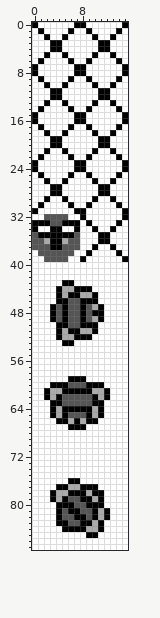
Two versions of one sprite sheet, gfx/battle_anims/objects3.png. Above is the file before it was changed.
The file is 16x88 pixels.
After the commit:
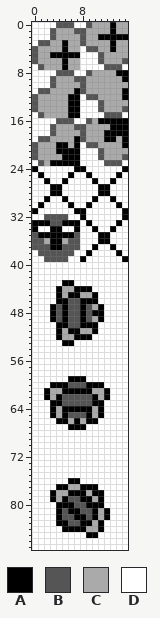
Palette (. is transparent): A #000000  B #555555  C #aaaaaa  D #ffffff
Edits made:
Changed rows in their new state; - is an unchanged pixel.
first column x 0:
 0 D---BBBDDBCCCACC
 1 -D-BCCCBBCCCCACC
 2 --DBCCCCBCCAA-AA
 3 -BBCCACCBCCCCACC
 4 BCCCCACC-BBCCACC
 5 BCCAA-AA--DBCCCC
 6 BCCCCACC-D-BCCCB
 7 DBCCCACCD---BBBD
 8 D---BBBDDBCCCCA-
 9 -D-BCCCBBCCCCCCA
10 --DBCCCCBCCCCCCC
11 -BBCCCCABCCCCCCA
12 BCCCCCAA-BBCCCCA
13 BCCCCCAA--DBCCCC
14 BCCCCC-A-D-BCCCB
15 DBCCCCA-D---BBBD
16 D---BBBDDBCAAAA-
17 -D-BCCCBBCCCCA-A
18 --DBCCCCBCCCA-AA
19 -BBCCCCABCCC-ACA
20 BCCC-ACA-BBCCCCA
21 BCCCA-AA--DBCCCC
22 BCCCCA-A-D-BCCCB
23 DBCAAAA-D---BBBD
Pixel boxes of the changes (left, top, right, bottom) in both pictures:
changed: (32, 22, 128, 166)
